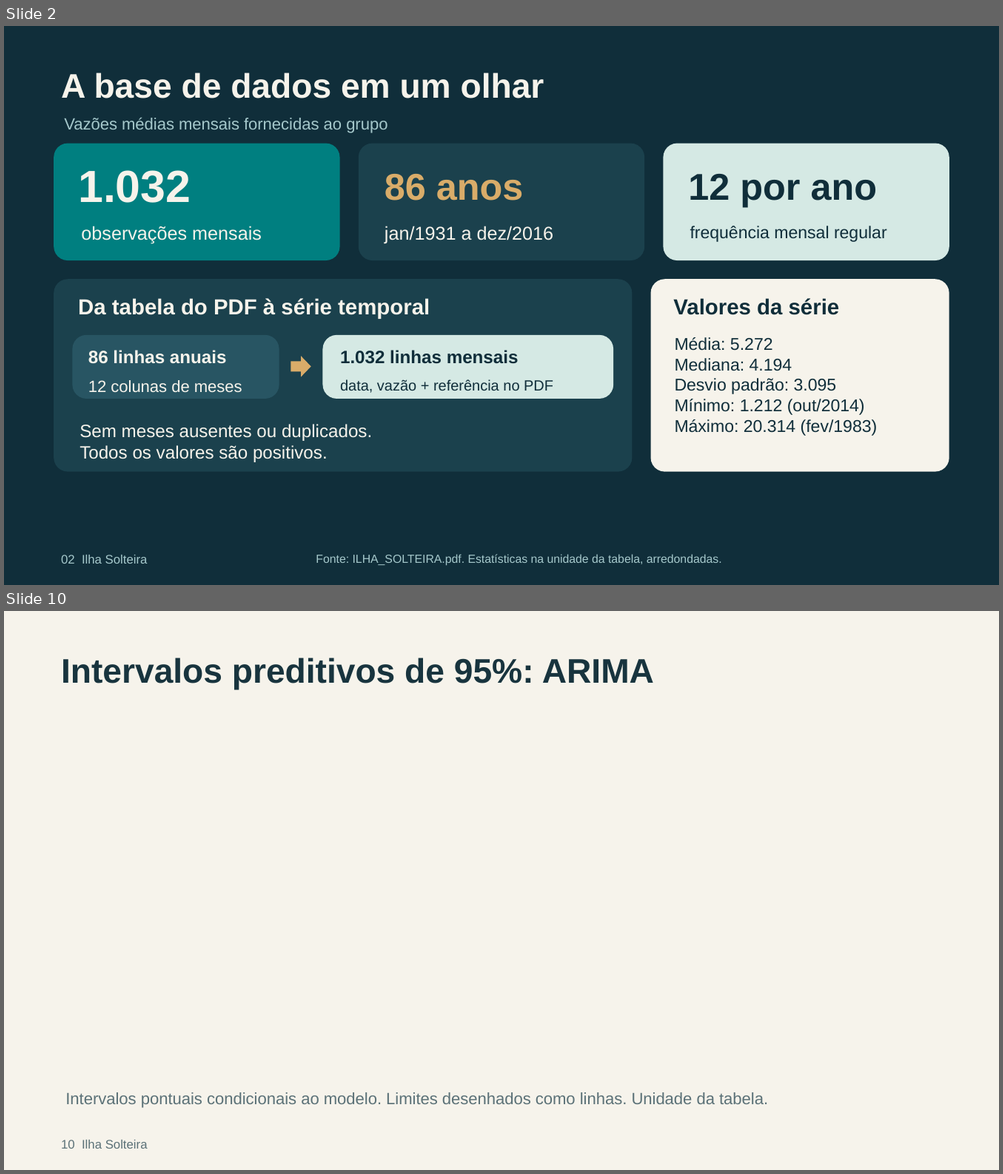
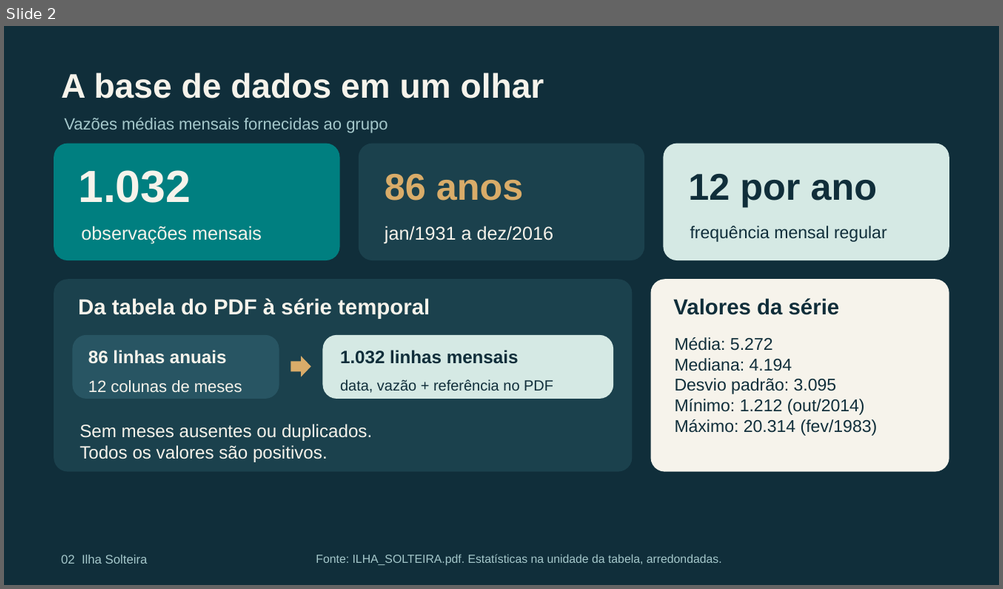
Before and after one commit to letfontenelle/modelagem-analitica, a slide deck: output/apresentacao_ilha_solteira.pptx. Shown one above the other, each under a label of ours: slides 2 and 10 before the commit, slide 2 after it; the slides between them are not shown. The pictures are 1003x1174 and 1003x589 pixels, drawn with LibreOffice and Linux fonts; fonts in the diff are those of the drawing. Boxes give left, top, right and bottom in pixels: in the first picture for what was removed or moved away, otherwise in the second. Text is boxed around its words. In the diff, an @@ line names an element or a change of style, - is before the commit and + after.

```diff
--- a/output/apresentacao_ilha_solteira.pptx
+++ b/output/apresentacao_ilha_solteira.pptx
@@ slide 10 removed at (4,611,999,1170), background #F6F3EB @@
@@ text removed at (61,658,654,690) @@
-Intervalos preditivos de 95%: ARIMA
@@ text removed at (65,1093,768,1108) @@
-Intervalos pontuais condicionais ao modelo. Limites desenhados como linhas. Unidade da tabela.
@@ text removed at (61,1140,148,1149) @@
-10 Ilha Solteira
```
Also in this commit, not shown: 7 slides changed, 4 slides added, 6 other slides removed, 6 other files.
